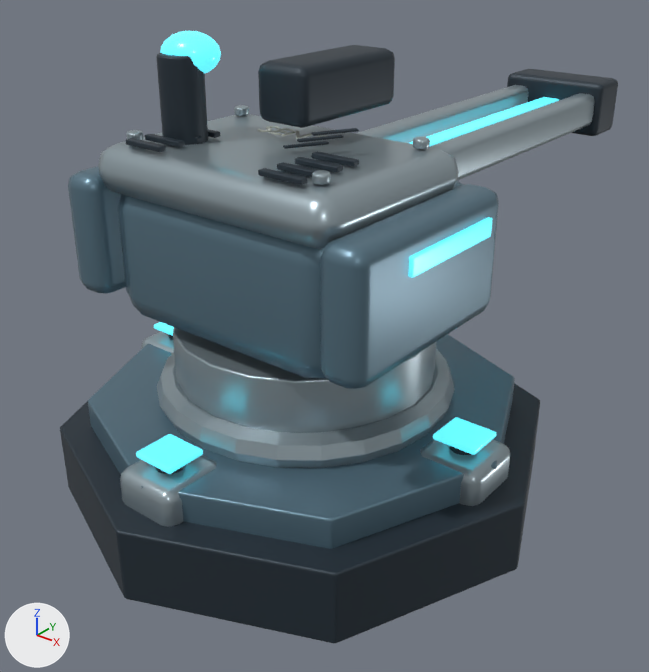
Before and after pictures for a commit that changed the glTF model models/04_sniper_lancer.glb.
Before and after are seen from a 50 mm lens placed at (1.68, -2.0, 1.79), pointed at (-0.1, 0.23, 0.41). The axes (+X, +Y, +Z) are drawn at lower left. The lights are the same throughout. The first picture is the older version. Where no turn or scale is listed for an object, it has been applied to the vertices. Vertices at exactly the same position are counted once.

In view in the first picture: 'Anchor deck', 'Armored cradle', 'Bearing', 'Beveled plinth', 'Cooling vent', 'Identification strip', 'Safety flash', 'Top carapace' and 1 more.
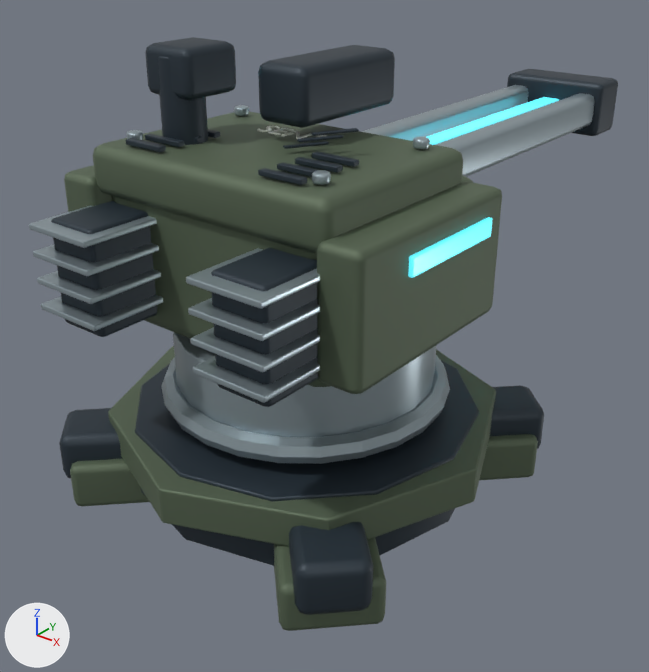
The change, as a list of edits to the scene's bpy script:
```text
Change me_torus_009:
    remove me_torus_009.from_pydata(...)  # 536 vertices, 1052 faces; spans x -0.71..0.71, y -0.715..0.715, z -0.175..0.22
    add me_torus_009.from_pydata(...)  # 760 vertices, 1500 faces; spans x -0.472..0.472, y -0.472..0.472, z -0.21..0.22
    me_torus_009 part 1: a new loose piece, a torus around z (ring radius 0.43, tube radius 0.04) spanning x -0.47..0.47, y -0.47..0.47, z -0.04..0.04, in mat_steel (grey #a2b1b8)
    me_torus_009 part 2: the loose piece of 192 vertices spanning x -0.485..0.485, y -0.485..0.485, z -0.055..0.055 is deleted
    me_torus_009 part 3: the loose piece of 56 vertices spanning x 0.49..0.71, y -0.115..0.115, z -0.175..-0.025 is deleted
    me_torus_009 part 4: the loose piece of 56 vertices spanning x -0.11..0.11, y -0.715..-0.485, z -0.175..-0.025 is deleted
    me_torus_009 part 5: the loose piece of 56 vertices spanning x -0.71..-0.49, y -0.115..0.115, z -0.175..-0.025 is deleted
    other edits to the shape of me_torus_009 do not show in these pictures
Change me_cube_092:
    remove me_cube_092.from_pydata(...)  # 168 vertices, 324 faces; spans x -0.55..0.55, y -0.42..0.375, z -0.22..0.23
    remove me_cube_092.materials.append(mat_armor)  # blue #617e8e
    add me_cube_092.from_pydata(...)  # 224 vertices, 432 faces; spans x -0.55..0.55, y -0.42..0.375, z -0.22..0.325
    me_cube_092 part 6: the loose piece of 56 vertices spanning x -0.415..0.415, y -0.375..0.375, z -0.22..0.22 is rebuilt with 56 vertices and now spans x -0.415..0.415, y -0.375..0.375, z -0.22..0.22, in mat_olive (greyish green #5d6c57)
    me_cube_092 part 7: the loose piece of 56 vertices spanning x -0.55..-0.41, y -0.42..0.26, z -0.15..0.23 is rebuilt with 56 vertices and now spans x -0.55..-0.41, y -0.42..0.26, z -0.15..0.23, in mat_olive (greyish green #5d6c57)
    me_cube_092 part 8: the loose piece of 56 vertices spanning x 0.41..0.55, y -0.42..0.26, z -0.15..0.23 is rebuilt with 56 vertices and now spans x 0.41..0.55, y -0.42..0.26, z -0.15..0.23, in mat_olive (greyish green #5d6c57)
    me_cube_092 part 9: a new loose piece of 56 vertices spanning x -0.435..0.435, y -0.4..0.24, z 0.175..0.325, in mat_olive (greyish green #5d6c57)
    add me_cube_092.materials.append(mat_olive)  # greyish green #5d6c57
Change me_cube_096:
    remove me_cube_096.from_pydata(...)  # 848 vertices, 1640 faces; spans x -0.07..0.57, y -0.01..2.21, z -0.29..0.23
    add me_cube_096.from_pydata(...)  # 1016 vertices, 1964 faces; spans x -0.15..0.65, y -0.24..2.21, z -0.5..0.25
    me_cube_096 part 10: the loose piece of 56 vertices spanning x 0.16..0.34, y 0.28..0.73, z 0.04..0.21 is copied, and the copy is scaled about its middle by (1.03, 0.414, 0.821), then moved by (-0.25, -0.31, 0.06); it spans x -0.09..0.09, y 0.09..0.29, z 0.11..0.25
    me_cube_096 part 11: a new loose piece of 56 vertices spanning x -0.15..0.03, y -0.24..0.0, z -0.5..-0.18, in mat_dark (dark blue #2c3842)
    me_cube_096 part 12: a new loose piece of 56 vertices spanning x 0.47..0.65, y -0.24..0.0, z -0.5..-0.18, in mat_dark (dark blue #2c3842)
Change me_cube_095:
    remove me_cube_095.from_pydata(...)  # 434 vertices, 848 faces; spans x -0.01..1.13, y -0.2..1.72, z -0.03..0.48
    add me_cube_095.from_pydata(...)  # 408 vertices, 796 faces; spans x -0.01..1.13, y -0.19..1.72, z -0.03..0.43
    me_cube_095 part 13: the loose piece of 146 vertices spanning x 0.22..0.4, y -0.2..-0.04, z 0.36..0.48 is deleted
    other edits to the shape of me_cube_095 do not show in these pictures
Remove ob_anchor_deck:
    ob_anchor_deck = bpy.data.objects.new('Anchor deck', me_cylinder_054)
Remove ob_beveled_plinth:
    ob_beveled_plinth = bpy.data.objects.new('Beveled plinth', me_cylinder_055)
Remove ob_top_carapace:
    ob_top_carapace = bpy.data.objects.new('Top carapace', me_cube_093)
Remove ob_safety_flash:
    ob_safety_flash = bpy.data.objects.new('Safety flash', me_cube_085)
Add ob_recessed_bearing:
    ob_recessed_bearing = bpy.data.objects.new('Recessed bearing', me_cylinder_068)  # 296 vertices, 572 faces; spans x -0.626..0.626, y -0.626..0.626, z -0.12..0.12; in mat_dark (dark blue #2c3842)
    ob_recessed_bearing.location = (0.0, 0.0, 0.18)
Add ob_rivet:
    ob_rivet = bpy.data.objects.new('Rivet', me_cylinder_075)  # 1008 vertices, 1960 faces; spans x -0.09..0.77, y -0.32..2.09, z -0.45..0.01; in mat_steel (grey #a2b1b8)
    ob_rivet.location = (-0.34, -0.34, 1.182)
Add ob_armored_footing:
    ob_armored_footing = bpy.data.objects.new('Armored footing', me_cylinder_069)  # 336 vertices, 652 faces; spans x -0.648..0.648, y -0.648..0.648, z -0.22..0.06; in mat_olive (greyish green #5d6c57)
    ob_armored_footing.location = (0.0, 0.0, 0.23)
```

Boxes [x1, y1, x2, y2] around the edits, measured in the pictures (649 x 672 px):
'Armored cradle', reshaped: before [68, 166, 499, 389]; after [64, 112, 502, 394]
'Anchor deck', deleted: before [60, 334, 540, 643]
'Top carapace', deleted: before [98, 85, 595, 249]
'Cooling vent', reshaped (15% wider, 163% taller): before [126, 45, 618, 185]; after [51, 37, 618, 407]
'Bearing', reshaped: before [120, 327, 510, 527]; after [161, 332, 450, 464]
'Beveled plinth', deleted (blue): before [88, 331, 515, 549]
'Recessed bearing', added: after [59, 360, 544, 615]
'Armored footing', added: after [70, 346, 538, 631]
'Rivet', added: after [29, 85, 595, 403]
'Identification strip', reshaped: before [160, 31, 559, 278]; after [408, 97, 559, 278]
'Safety flash', deleted: before [136, 322, 496, 474]
part 1 of me_torus_009, added: after [161, 355, 450, 464]
part 2 of me_torus_009, deleted: before [157, 348, 455, 468]
part 3 of me_torus_009, deleted: before [420, 440, 510, 506]
part 4 of me_torus_009, deleted: before [120, 455, 217, 527]
part 5 of me_torus_009, deleted: before [141, 331, 174, 353]
part 6 of me_cube_092, rebuilt (8% taller): before [118, 181, 463, 378]; after [112, 175, 473, 387]
part 7 of me_cube_092, rebuilt: before [68, 166, 126, 294]; after [64, 165, 112, 212]
part 8 of me_cube_092, rebuilt: before [320, 184, 499, 389]; after [317, 181, 502, 394]
part 9 of me_cube_092, added: after [93, 112, 463, 254]
part 10 of me_cube_096, added: after [145, 37, 236, 100]
part 11 of me_cube_096, added: after [51, 201, 157, 337]
part 12 of me_cube_096, added: after [211, 248, 318, 407]
part 13 of me_cube_095, deleted (cyan): before [160, 31, 221, 74]
